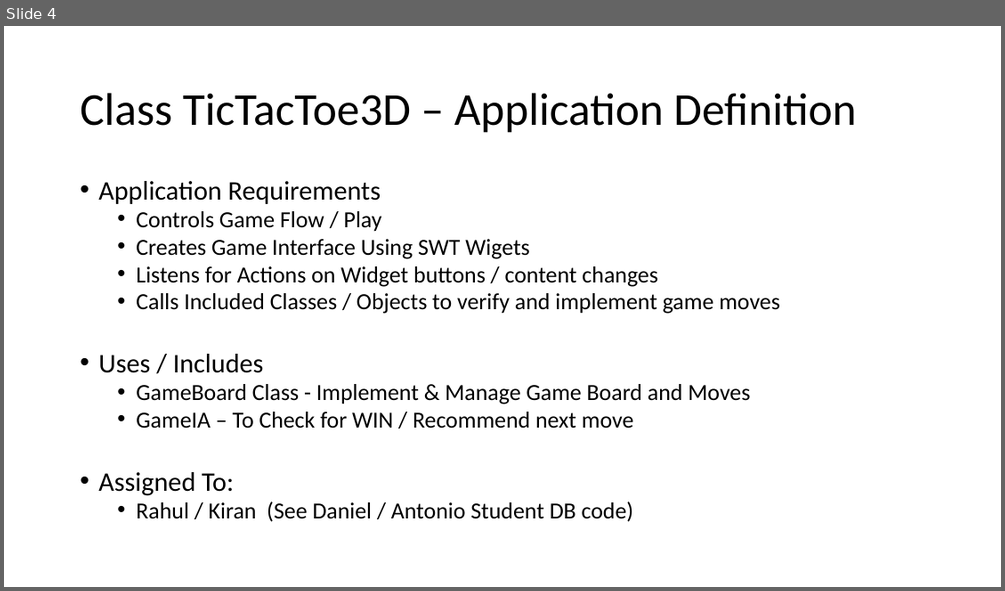
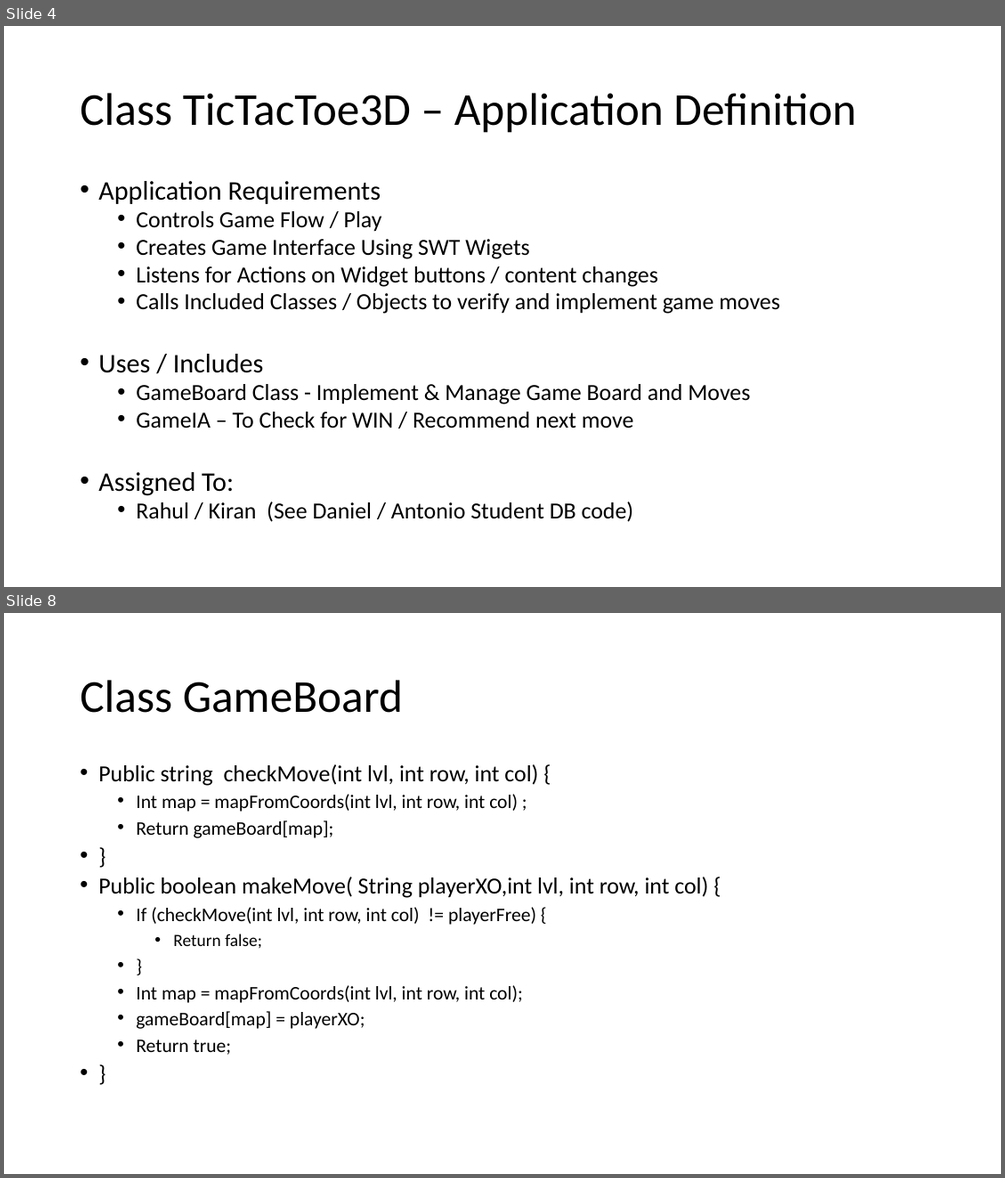
Before and after one commit to Greg5519/Old4C, a slide deck: Topic B Programming Skills/TicTacToe 3D Game.pptx. Shown one above the other, each under a label of ours: slide 4 before the commit, slides 4 and 8 after it; the slides between them are not shown. The pictures are 1005x591 and 1005x1178 pixels, drawn with LibreOffice and Linux fonts; fonts in the diff are those of the drawing. Boxes give left, top, right and bottom in pixels: in the first picture for what was removed or moved away, otherwise in the second. Text is boxed around its words. In the diff, an @@ line names an element or a change of style, - is before the commit and + after.

```diff
--- a/Topic B Programming Skills/TicTacToe 3D Game.pptx
+++ b/Topic B Programming Skills/TicTacToe 3D Game.pptx
@@ slide 8 added at (4,613,1001,1174), background #FFFFFF @@
@@ title added at (80,680,403,713), 44 pt, text #000000 @@
+Class GameBoard
@@ text added at (98,764,708,1054), 18.5 pt, text #000000 @@
+  • Public string checkMove(int lvl, int row, int col) {
+    • Int map = mapFromCoords(int lvl, int row, int col) ;
+    • Return gameBoard[map];
+  • }
+  • Public boolean makeMove( String playerXO,int lvl, int row, int col) {
+    • If (checkMove(int lvl, int row, int col) != playerFree) {
+      • Return false;
+    • }
+    • Int map = mapFromCoords(int lvl, int row, int col);
+    • gameBoard[map] = playerXO;
+    • Return true;
+  • }
```
Also in this commit, not shown: 3 other slides added, 2 other files.
